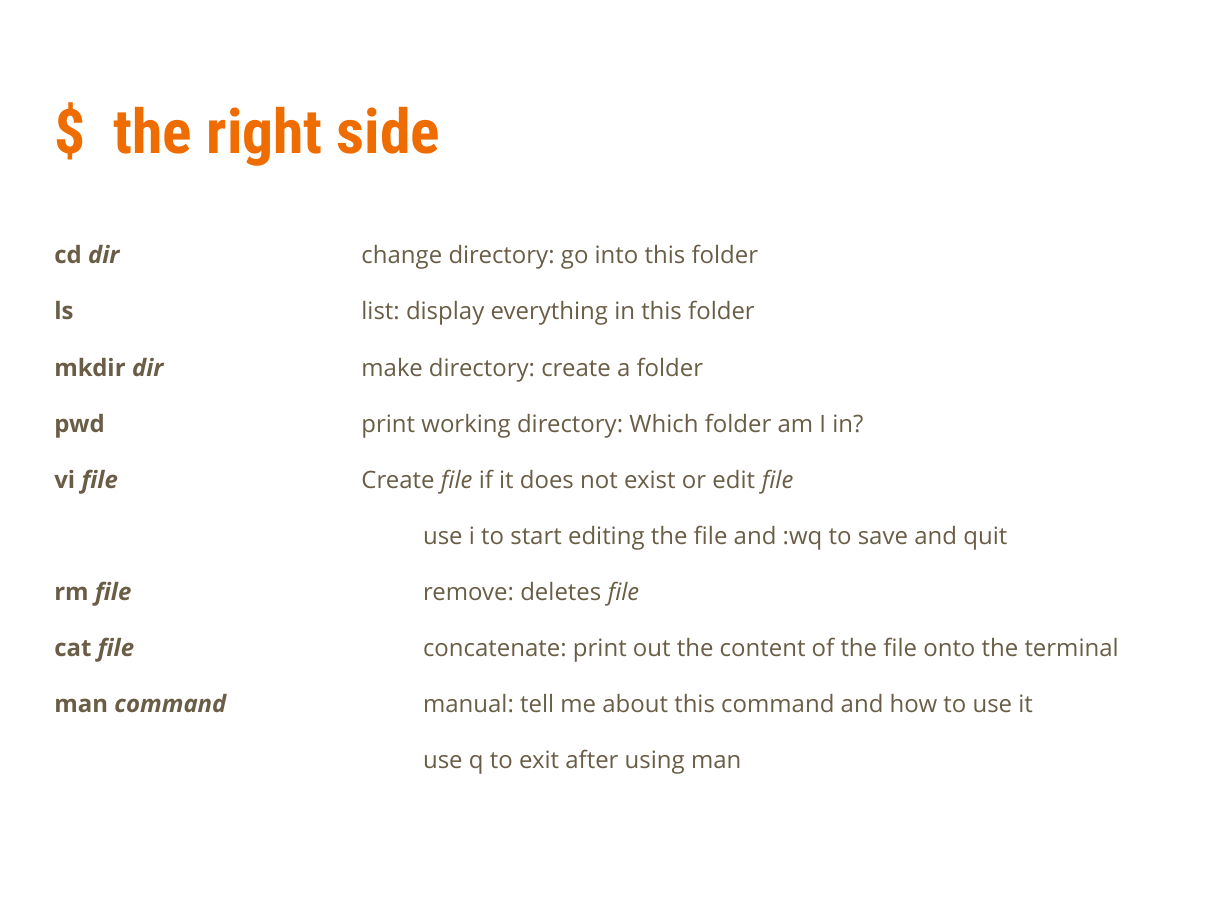
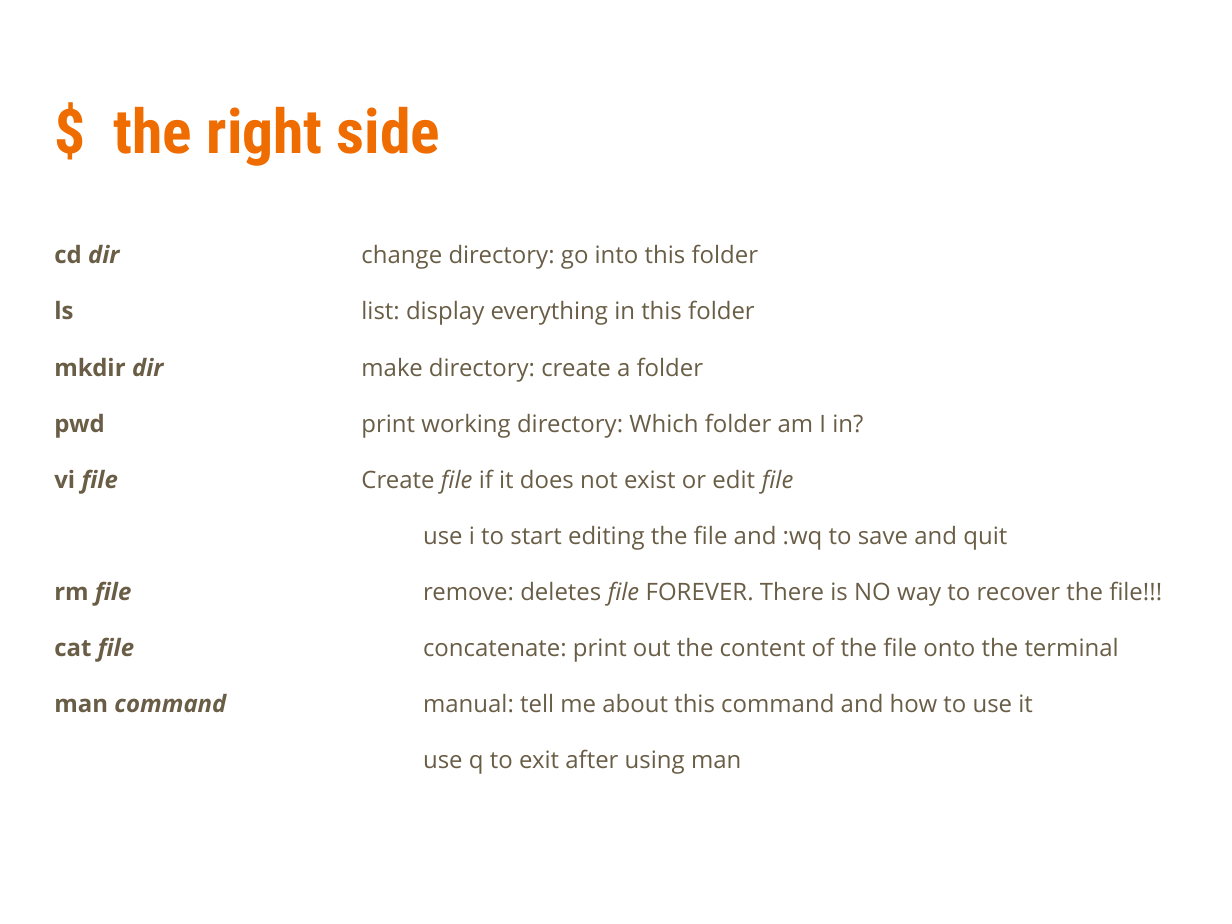
Before and after one commit to linkedin/high-school-trainee, a slide deck: slide 7 of Week 1/Lectures/1.2 Terminal.pptx. Drawn at 1232x924 pixels with LibreOffice and Linux fonts; fonts in the diff are those of the drawing. Boxes give left, top, right and bottom in pixels: in the first picture for what was removed or moved away, otherwise in the second. Text is boxed around its words. In the diff, an @@ line names an element or a change of style, - is before the commit and + after.

Commit message:
adding into 1.2 Terminal lecture about rm file deletes the file forever. FOREVER.

```diff
--- a/Week 1/Lectures/1.2 Terminal.pptx
+++ b/Week 1/Lectures/1.2 Terminal.pptx
@@ text at [423, 581, 1162, 606]: text changed @@
-remove: deletes file
+remove: deletes file FOREVER. There is NO way to recover the file!!!
```
